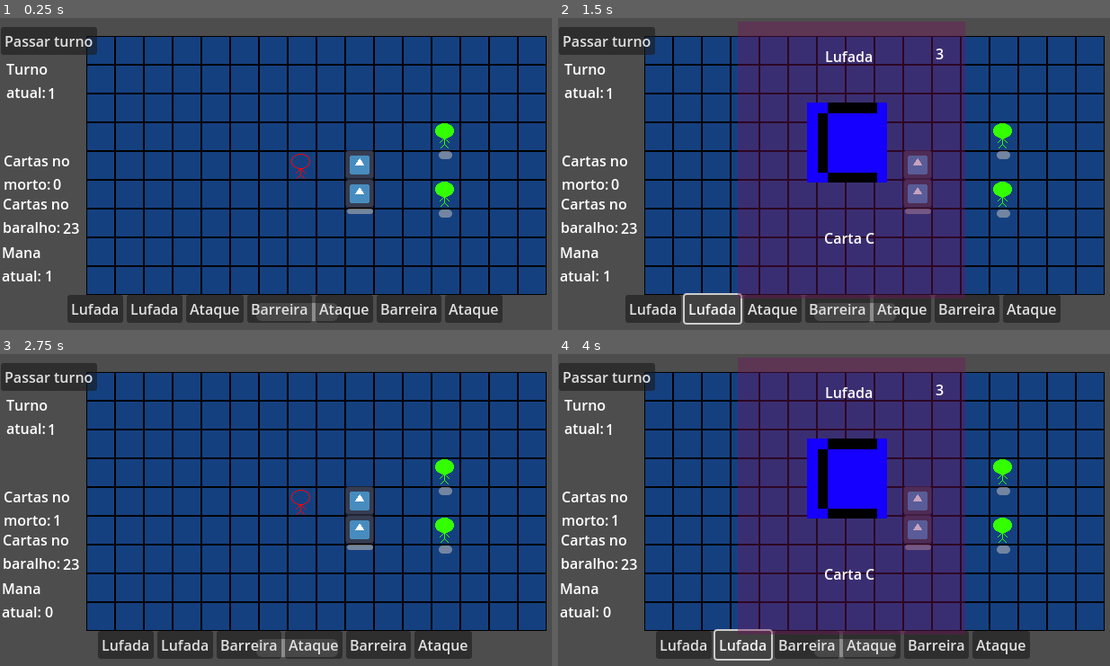
Above: before the commit, frames 1-4 (two rows, left to right).
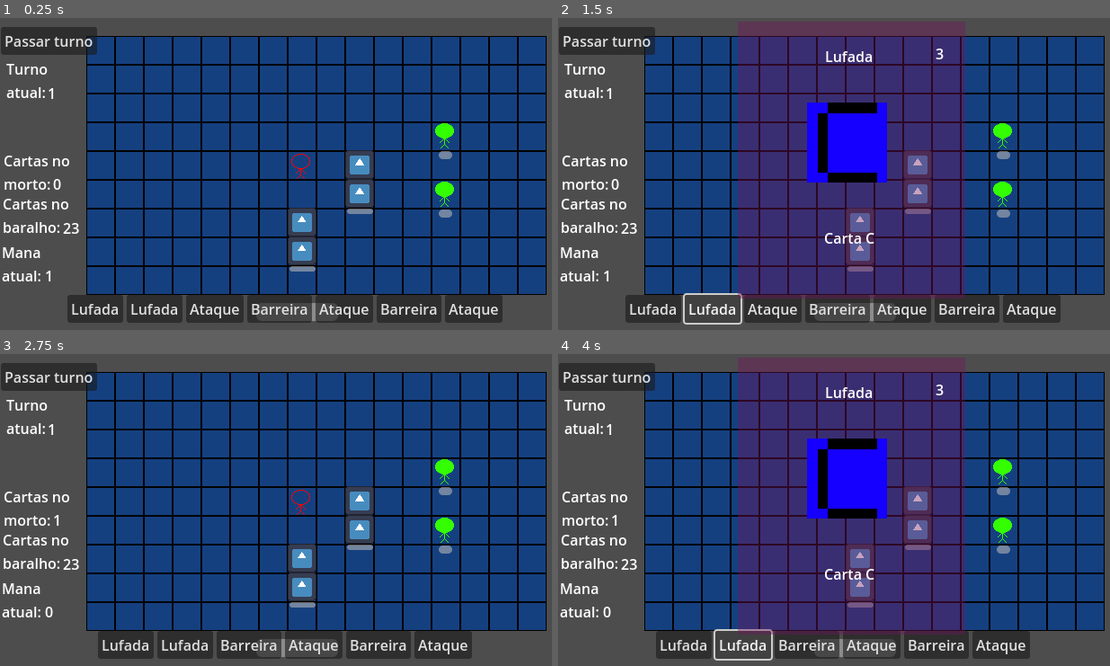
Above: after the commit, the same moments.

Repository: gdp-ufrj/alikia
Game: Godot game, scene res://Scenes/main_game.tscn
Same seed, same stepped clock (60 frames per second), same inputs: the game is played once before the commit and once after it. This scene is started directly instead of the project's main scene. The engine's default icon, where the game draws it, is replaced by a stand-in: a white triangle on a blue panel in a dark square.
Inputs:
- Up to frame 1 (0.25 s): no input
- Up to frame 2 (1.5 s): click "Lufada" at 0.5 s; click "Lufada" at 1.25 s
- Up to frame 3 (2.75 s): click "Ataque" at 2 s
- Up to frame 4 (4 s): click "Lufada" at 2.75 s; click "Lufada" at 3.5 s

The runs differ from the first frame. In frame 1, 1.0% of the frame differs, in the area x 52-58%, y 60-82%; in frame 2, 1.0%; in frame 3, 1.0%; in frame 4, 1.0%.

Commit message:
feat: carta de ataque
Adicionado a função de atacar na carta de ataque

Diff:
--- a/Resources/Cards/A.tres
+++ b/Resources/Cards/A.tres
@@ -9,3 +9,4 @@
 mana = 1
 name = "Ataque"
 description = "Carta A"
+card_type = 0
--- a/Resources/Cards/B.tres
+++ b/Resources/Cards/B.tres
@@ -9,3 +9,4 @@
 mana = 2
 name = "Barreira"
 description = "Carta B"
+card_type = 1
--- a/Resources/Cards/C.tres
+++ b/Resources/Cards/C.tres
@@ -9,3 +9,4 @@
 mana = 3
 name = "Lufada"
 description = "Carta C"
+card_type = 2
--- a/Scenes/battle.tscn
+++ b/Scenes/battle.tscn
@@ -117,8 +117,14 @@
 [node name="Marker2D2" type="Marker2D" parent="."]
 position = Vector2(271, 77)
 
-[node name="obstacle" parent="." instance=ExtResource("9_gnhac")]
+[node name="Obstacles" type="Node2D" parent="."]
 position = Vector2(64, -1)
+
+[node name="obstacle2" parent="Obstacles" instance=ExtResource("9_gnhac")]
+position = Vector2(-64, 64)
+
+[node name="obstacle" parent="Obstacles" instance=ExtResource("9_gnhac")]
 
 [connection signal="allow_player_move" from="." to="Player" method="_on_battle_allow_player_move"]
 [connection signal="move_enemies" from="." to="Enemies" method="_on_battle_move_enemies"]
+[connection signal="used_card" from="." to="Player" method="_on_battle_used_card"]
--- a/Scripts/Battle/Enemy/enemies.gd
+++ b/Scripts/Battle/Enemy/enemies.gd
@@ -18,14 +18,16 @@
 	enemies = get_children()
 	astar_grid = tile_map.astar_grid
 
+	target = tile_map.local_to_map(player.global_position) #seta o alvo como a posição do jogador
+	neighbours = tile_map.get_surrounding_cells(target) #pega os vizinhos do alvo
+
 func _on_battle_move_enemies():
 	count = count + 1
 	for enemy in enemies:
-		if !(target == tile_map.local_to_map(player.global_position)) :
+		if !(target == tile_map.local_to_map(player.global_position)):
 			target = tile_map.local_to_map(player.global_position) #seta o alvo como a posição do jogador
 			neighbours = tile_map.get_surrounding_cells(target) #pega os vizinhos do alvo
 
-		print(neighbours)
 		if(astar_grid.is_point_solid(neighbours.front())):
 			print('Vizinhos novos', neighbours)
 			neighbours = neighbours.slice(1) #Tira o primeiro vizinho da lista se ja estiver ocupado o local
--- a/Scripts/Battle/Obstacle/obstacle.gd
+++ b/Scripts/Battle/Obstacle/obstacle.gd
@@ -1,6 +1,6 @@
 extends Node2D
 
-@onready var tile_map = $"../TileMap"
+@onready var tile_map = $"../../TileMap"
 @onready var sprite = $Sprite2D
 @onready var sprite2 = $Sprite2D2
 
--- a/Scripts/Battle/Player/Player.gd
+++ b/Scripts/Battle/Player/Player.gd
@@ -3,62 +3,80 @@
 @onready var tile_map = $"../TileMap"
 @onready var player_health_bar = $"../PlayerHealthBar"
 @onready var enemies = $"../Enemies"
+@onready var obstacles = $"../Obstacles"
 
 var astar_grid: AStarGrid2D
 var current_path: Array[Vector2i]
-var moving : bool = false
-var range_path : Array[Vector2i]
-var show_range : bool = false
+var range_path: Array[Vector2i]
+
 var current_position : Vector2i
+
+var moving: bool = false
+var show_range: bool = false
+var allow_movement: bool = true
+var showing_tiles: bool = false
+
 var in_range_enemies = {}
+
 var hp: int
+var range: int
 
 func _ready():
 	astar_grid = tile_map.astar_grid
 	astar_grid.set_point_solid(tile_map.local_to_map(global_position))
 	hp = 100
+	range = 3
+
 	update_health_bar()
 
 func _input(event):
 	if event.is_action_pressed("MouseClick") == false:
 		return
 
+
 	current_position = tile_map.local_to_map(global_position)
 	var destination = tile_map.local_to_map(get_global_mouse_position())
 
-	if destination == current_position:
-		show_range = true
-		in_range_enemies = show_enemies_in_range(current_position, 1)
-		print(in_range_enemies)
-
-
-	if destination not in range_path and !(in_range_enemies.has(destination)):
-		return
-
-	if in_range_enemies.has(destination):
-		print("Atacou  ", destination)
-		in_range_enemies.get(destination).take_damage(3)
-
-		for key in in_range_enemies.keys():
-			tile_map.set_cell(1, Vector2i(key[0],key[1]), -1, Vector2i(-1,-1))
-		in_range_enemies = {}
-
-	clear_tiles(range_path)
-	range_path.clear()
-
-
-	var Path = astar_grid.get_id_path(current_position, destination).slice(1)
-	astar_grid.set_point_solid(current_position, false)
-
-
-	if !Path.is_empty() and !moving:
-		current_path = Path
-		astar_grid.set_point_solid(current_path.back())
+	#Tratar input no ataque basico
+	if !in_range_enemies.is_empty():
+		if in_range_enemies.has(destination):
+			print("Atacou  ", destination)
+			print(in_range_enemies.get(destination))
+			in_range_enemies.get(destination).take_damage(3)
+
+			for key in in_range_enemies.keys():
+				tile_map.set_cell(1, Vector2i(key[0],key[1]), -1, Vector2i(-1,-1))
+			in_range_enemies = {}
+
+	#tratar input no movimento
+	if (event.is_action("MouseClick") == true and allow_movement == true) and range > 0:
+		move(destination)
+
+
+
+	#if destination == current_position:
+		#show_range = true
+		#in_range_enemies = show_enemies_in_range(current_position, 1)
+
+	#if destination not in range_path and !(in_range_enemies.has(destination)):
+	#	return
+
+
+	#if in_range_enemies.has(destination):
+	#	print("Atacou  ", destination)
+	#	in_range_enemies.get(destination).take_damage(3)
+	#
+	#	for key in in_range_enemies.keys():
+	#		tile_map.set_cell(1, Vector2i(key[0],key[1]), -1, Vector2i(-1,-1))
+	#	in_range_enemies = {}
+
+
 
 func _physics_process(delta):
+
 	if show_range and !moving:
 		current_position = tile_map.local_to_map(global_position)
-		range_path = get_tiles_in_range(current_position, 3)
+		range_path = get_tiles_in_range(current_position, range)
 		show_tiles(range_path)
 		show_range = false
 
@@ -67,7 +85,6 @@
 		moving = false
 		return
 
-
 	var target = tile_map.map_to_local(current_path.front())
 	moving = true
 	global_position = global_position.move_toward(target, 10)
@@ -78,6 +95,7 @@
 func show_tiles(tiles: Array[Vector2i]):
 	for i in tiles:
 		tile_map.set_cell(1, i, 1, Vector2i(0,0))
+	showing_tiles = true
 
 func clear_tiles(tiles: Array[Vector2i]):
 	for i in tiles:
@@ -85,6 +103,7 @@
 	for key in in_range_enemies.keys():
 			tile_map.set_cell(1, Vector2i(key[0],key[1]), -1, Vector2i(-1,-1))
 	in_range_enemies = {}
+	showing_tiles = false
 
 func get_tiles_in_range(start: Vector2i, range_player: int):
 	var tiles_in_range: Array[Vector2i] = []
@@ -119,38 +138,39 @@
 
 func get_enemies_in_range(start: Vector2i, range: int):
 
-	var list_enemies : Array[Node]
+	var list_enemies: Array[Node]
 	var list_enemies_in_range = {}
+	var list_obstacles: Array[Node]
 
 	var enemies_dict = {}
+	var obstacle_dict = {}
 
 	list_enemies = enemies.get_children()
+	list_obstacles = obstacles.get_children()
+
 
 	for enemy in list_enemies:
 		var enemy_position = tile_map.local_to_map(enemy.global_position)
 		enemies_dict[enemy_position] = enemy
 
-	var tiles_in_range: Array[Vector2i] = []
-
-	var step = 0
-
-	var neighbours : Array[Vector2i] = tile_map.get_surrounding_cells(start)
-	neighbours.append(start)
-
-	while  step < range:
-		var new_neighbours : Array[Vector2i] = []
-		for i in neighbours:
+
+
+	for obstacle in list_obstacles:
+		var positions = obstacle.current_position
+		print('Posiçoes', positions)
+		for position in positions:
+			var obstacle_position = tile_map.local_to_map(position)
+			obstacle_dict[obstacle_position] = obstacle
+
+	print(obstacle_dict)
+
+	for x in range(-range, range+1):
+		for y in range(-range,range+1):
+			var i = Vector2i(x + start.x, y + start.y)
 			if enemies_dict.has(i):
 				list_enemies_in_range[i] = enemies_dict.get(i)
-			if astar_grid.is_in_boundsv(i):
-				var neighbour_path = astar_grid.get_id_path(start, i)
-				if (i not in tiles_in_range) and (len(neighbour_path) <= range + 1 ) and !(astar_grid.is_point_solid(i)):
-					tiles_in_range.append(i)
-					new_neighbours.append_array(tile_map.get_surrounding_cells(i))
-		neighbours.append_array(new_neighbours)
-		step += 1
-
-	tiles_in_range.erase(start)
+			if obstacle_dict.has(i):
+				list_enemies_in_range[i] = obstacle_dict.get(i)
 
 
 	return list_enemies_in_range
@@ -163,3 +183,57 @@
 		tile_map.set_cell(1, key, 1, Vector2i(0,0))
 
 	return enemies_in_range
+
+func move(destination: Vector2i):
+
+	if destination == current_position and show_range == false and showing_tiles == false:
+		show_range = true
+	elif destination == current_position and  showing_tiles == true:
+		clear_tiles(range_path)
+		range_path.clear()
+
+	if destination not in range_path and !(in_range_enemies.has(destination)):
+		return
+
+	clear_tiles(range_path)
+	range_path.clear()
+
+	var Path = astar_grid.get_id_path(current_position, destination).slice(1)
+
+	range = range - Path.size()
+
+	astar_grid.set_point_solid(current_position, false)
+
+
+	if !Path.is_empty() and !moving:
+		current_path = Path
+		astar_grid.set_point_solid(current_path.back())
+
+	pass
+
+func atack():
+	in_range_enemies = show_enemies_in_range(current_position, 1)
+
+	if in_range_enemies.is_empty():
+		return false
+
+
+
+func _on_battle_used_card(card):
+
+	var card_type = card.card_type
+
+
+	if card_type == Enums.CardTypes.ATAQUE:
+		var result = atack()
+
+		if result == false:
+			print("Não usar carta")
+		else:
+			print("Ataque usado")
+
+
+
+func _on_battle_allow_player_move():
+	allow_movement = true
+	range = 3
--- a/Scripts/Battle/battle.gd
+++ b/Scripts/Battle/battle.gd
@@ -2,10 +2,12 @@
 
 signal move_enemies
 signal allow_player_move
+signal used_card(card: CardData)
+
 
 func _on_turn_manager_pass_turn(_turn):
 	move_enemies.emit()
 	allow_player_move.emit()
 
 func _on_deck_system_use_card(card):
-	pass # Replace with function body.
+	used_card.emit(card)
Not shown, added: Scenes/mai286A.tmp
Not shown, added: Scenes/mai3CAD.tmp
